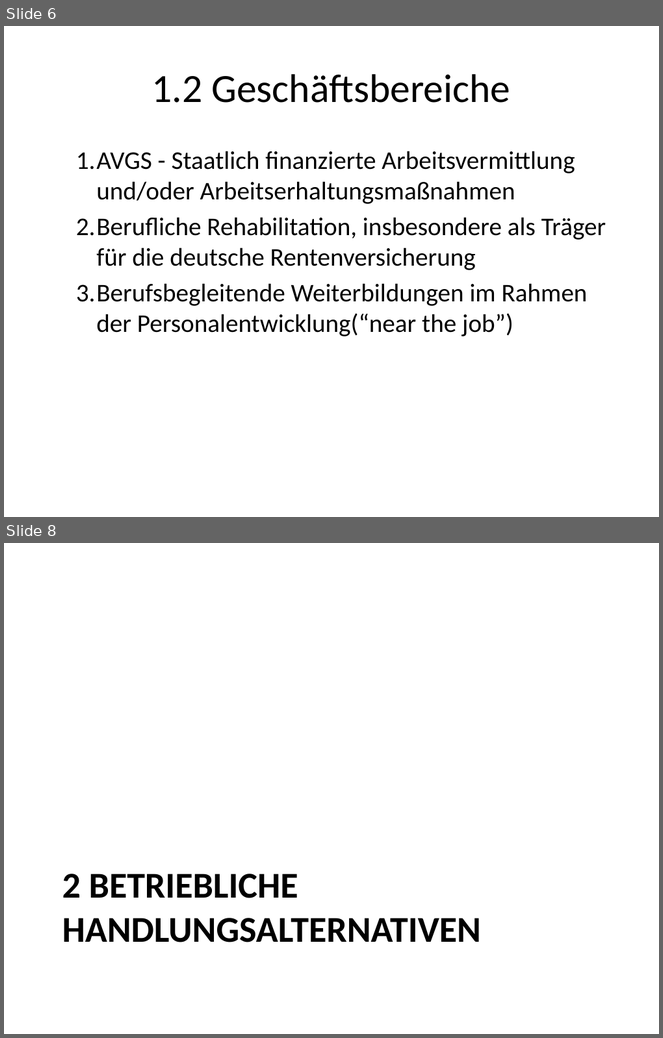
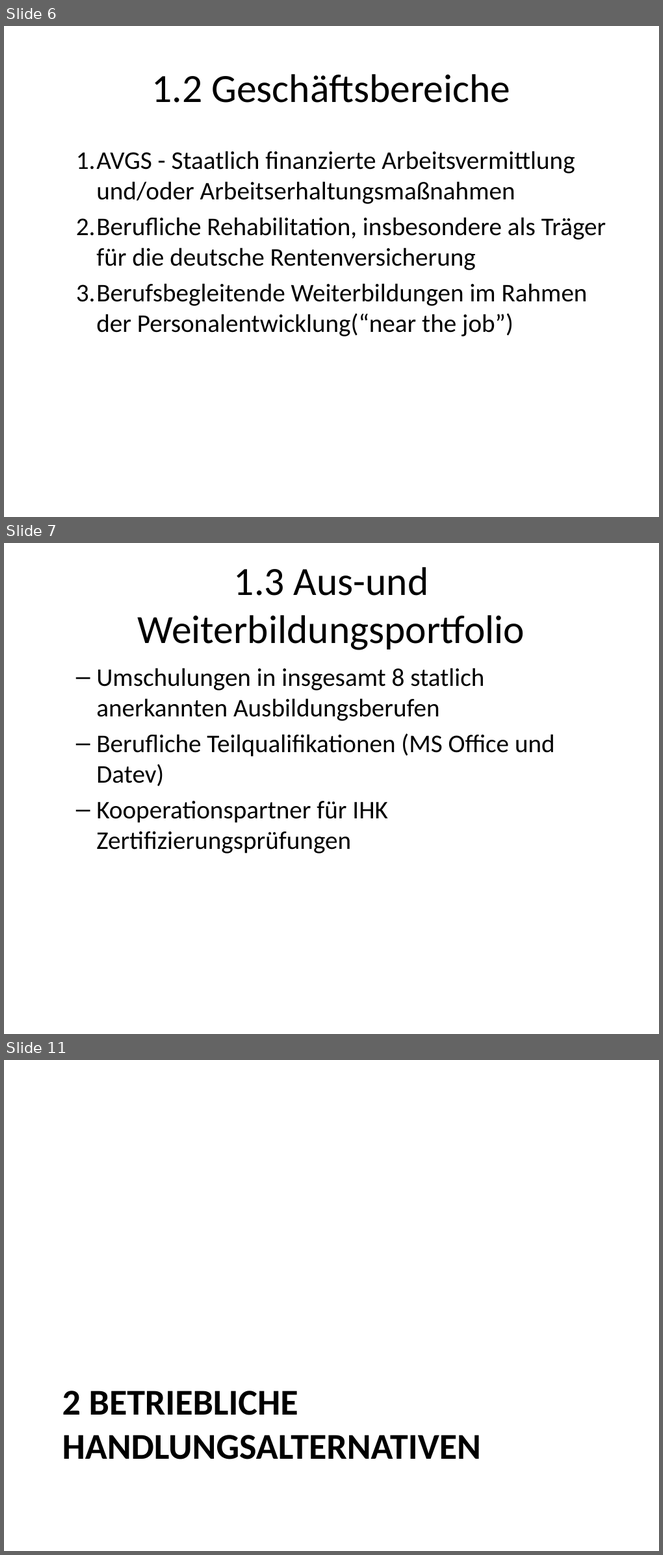
Before and after one commit to roman91DE/wipaed, a slide deck: praktikum/praesentation/praesentation.pptx. Shown one above the other, each under a label of ours: slides 6 and 8 before the commit, slides 6, 7 and 11 after it; the slides between them are not shown. The pictures are 663x1038 and 663x1555 pixels, drawn with LibreOffice and Linux fonts; fonts in the diff are those of the drawing. Boxes give left, top, right and bottom in pixels: in the first picture for what was removed or moved away, otherwise in the second. Text is boxed around its words. In the diff, an @@ line names an element or a change of style, - is before the commit and + after.

```diff
--- a/praktikum/praesentation/praesentation.pptx
+++ b/praktikum/praesentation/praesentation.pptx
@@ slide 7 added at [4, 543, 659, 1034], background #FFFFFF @@
@@ title added at [138, 567, 525, 650], 44 pt, text #000000 @@
+1.3 Aus-und Weiterbildungsportfolio
@@ text added at [96, 668, 555, 854], 28 pt, text #000000 @@
+  – Umschulungen in insgesamt 8 statlich anerkannten Ausbildungsberufen
+  – Berufliche Teilqualifikationen (MS Office und Datev)
+  – Kooperationspartner für IHK Zertifizierungsprüfungen
@@ what was slide 8 is now slide 11 @@
```
Also in this commit, not shown: 2 slides changed, 4 other slides added, 2 slides removed, 3 other files.
